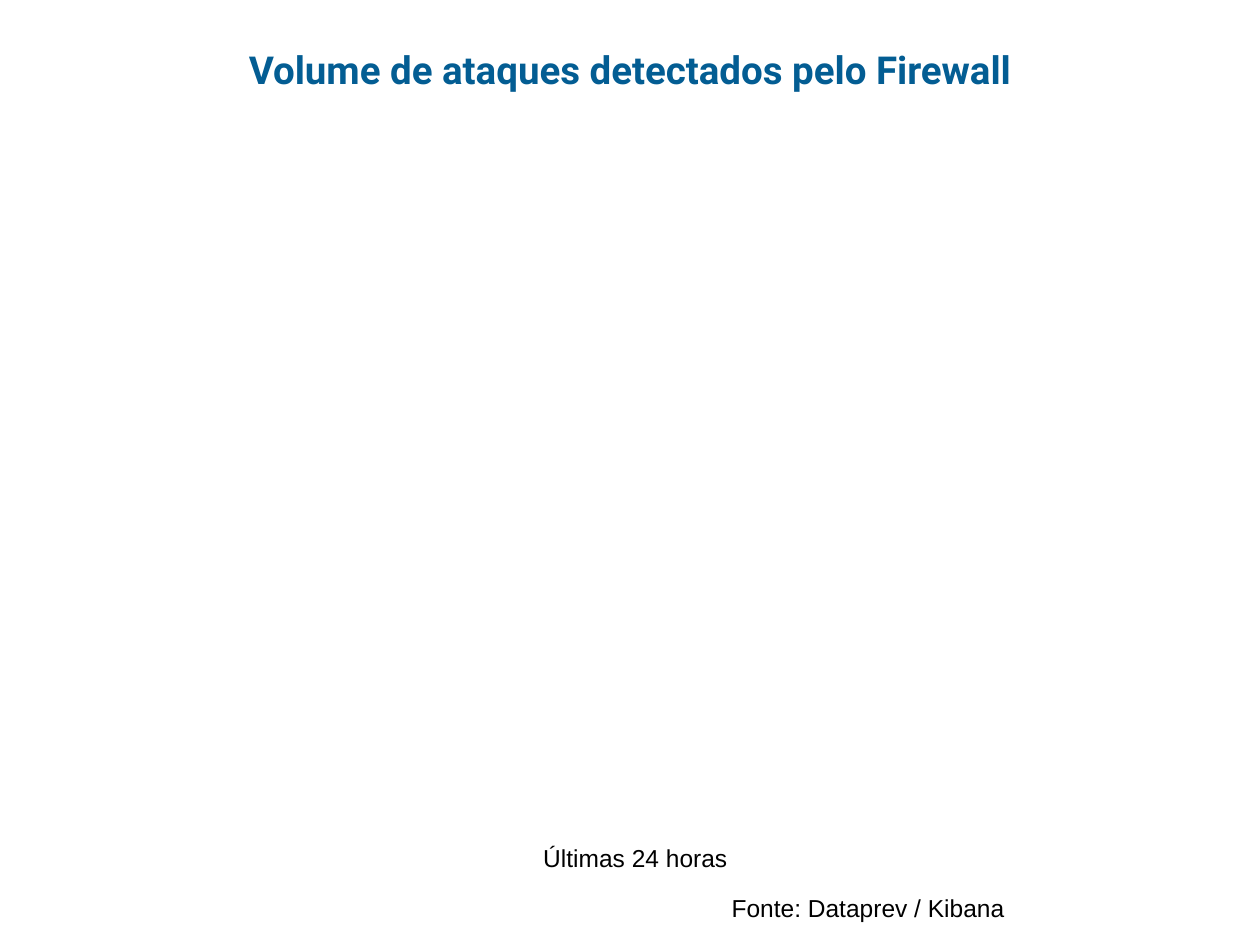
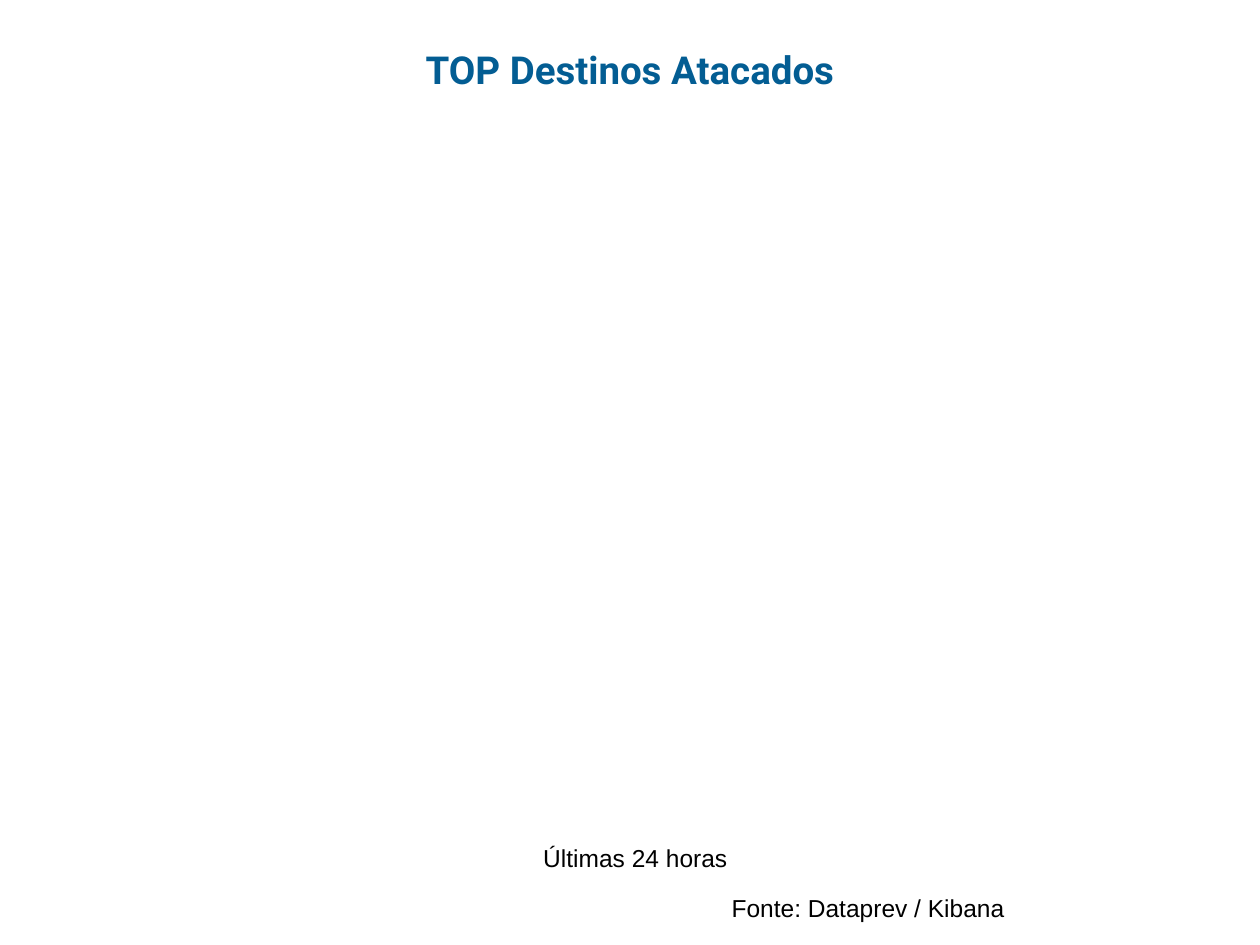
Before and after one commit to guihred/Experiments, a slide deck: slide 16 of src/main/resources/models/Radar_Eventos_v01122020REL1.pptx. Drawn at 1260x945 pixels with LibreOffice and Linux fonts; fonts in the diff are those of the drawing; background and template pictures are left out. Boxes give left, top, right and bottom in pixels: in the first picture for what was removed or moved away, otherwise in the second. Text is boxed around its words. In the diff, an @@ line names an element or a change of style, - is before the commit and + after.

```diff
--- a/src/main/resources/models/Radar_Eventos_v01122020REL1.pptx
+++ b/src/main/resources/models/Radar_Eventos_v01122020REL1.pptx
@@ text at bbox=[426, 55, 834, 85]: text changed @@
-Volume de ataques detectados pelo Firewall
+TOP Destinos Atacados
```
Also in this commit, not shown: 9 other slides changed, 3 slides added, 22 other files.
